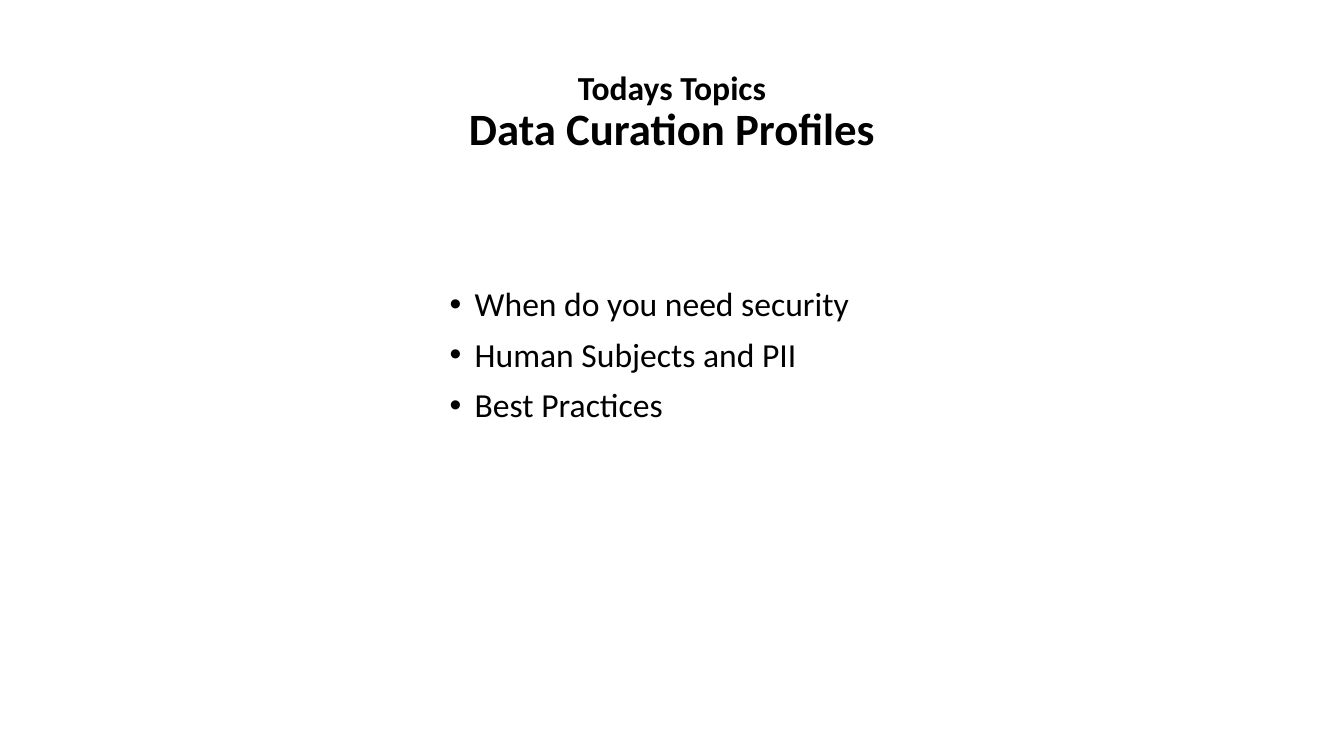
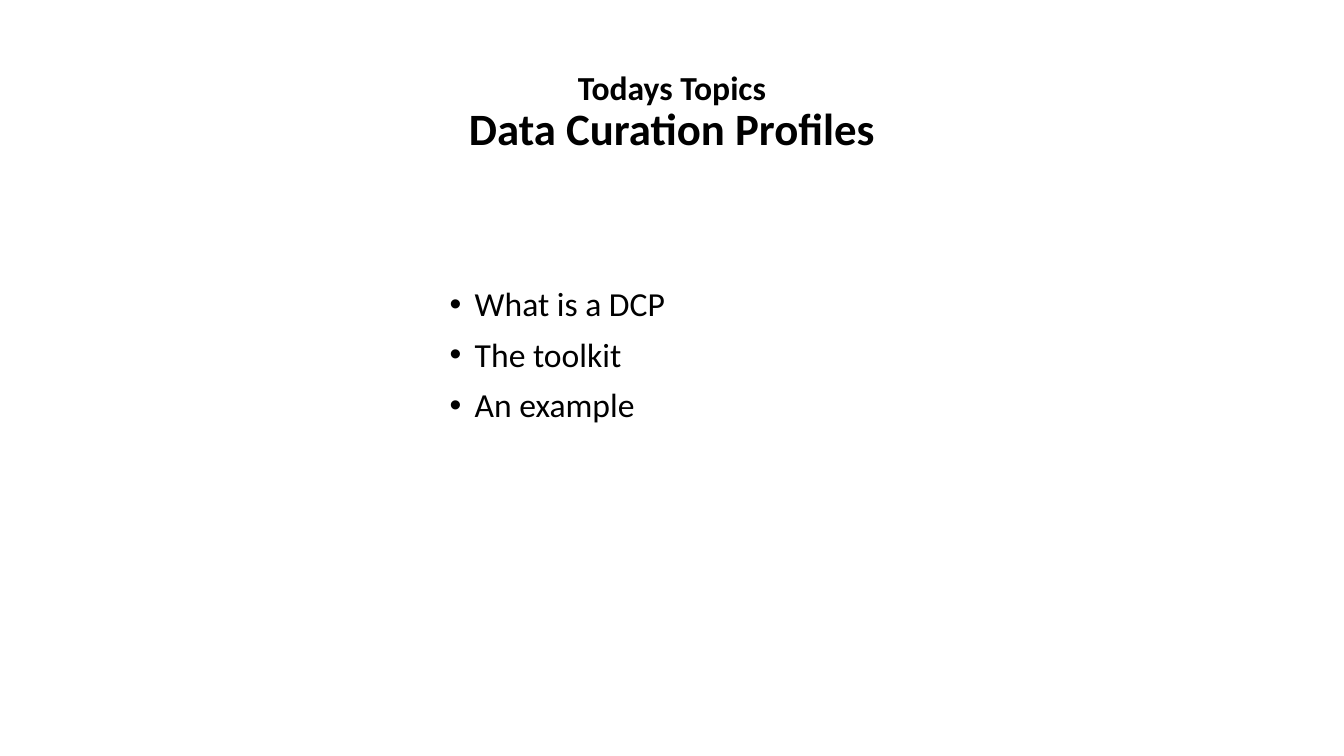
Before and after one commit to tibbben/teaching.data.literacy, a slide deck: slide 2 of UM_DataManagementClass/Lessons/06/06_FirstMeeting.pptx. Drawn at 1344x756 pixels with LibreOffice and Linux fonts; fonts in the diff are those of the drawing. Boxes give left, top, right and bottom in pixels: in the first picture for what was removed or moved away, otherwise in the second. Text is boxed around its words. In the diff, an @@ line names an element or a change of style, - is before the commit and + after.

```diff
--- a/UM_DataManagementClass/Lessons/06/06_FirstMeeting.pptx
+++ b/UM_DataManagementClass/Lessons/06/06_FirstMeeting.pptx
@@ text at <box>475,292,665,423</box>: text changed @@
-• When do you need security
-• Human Subjects and PII
-• Best Practices
+• What is a DCP
+• The toolkit
+• An example
```
Also in this commit, not shown: 2 slides added.
